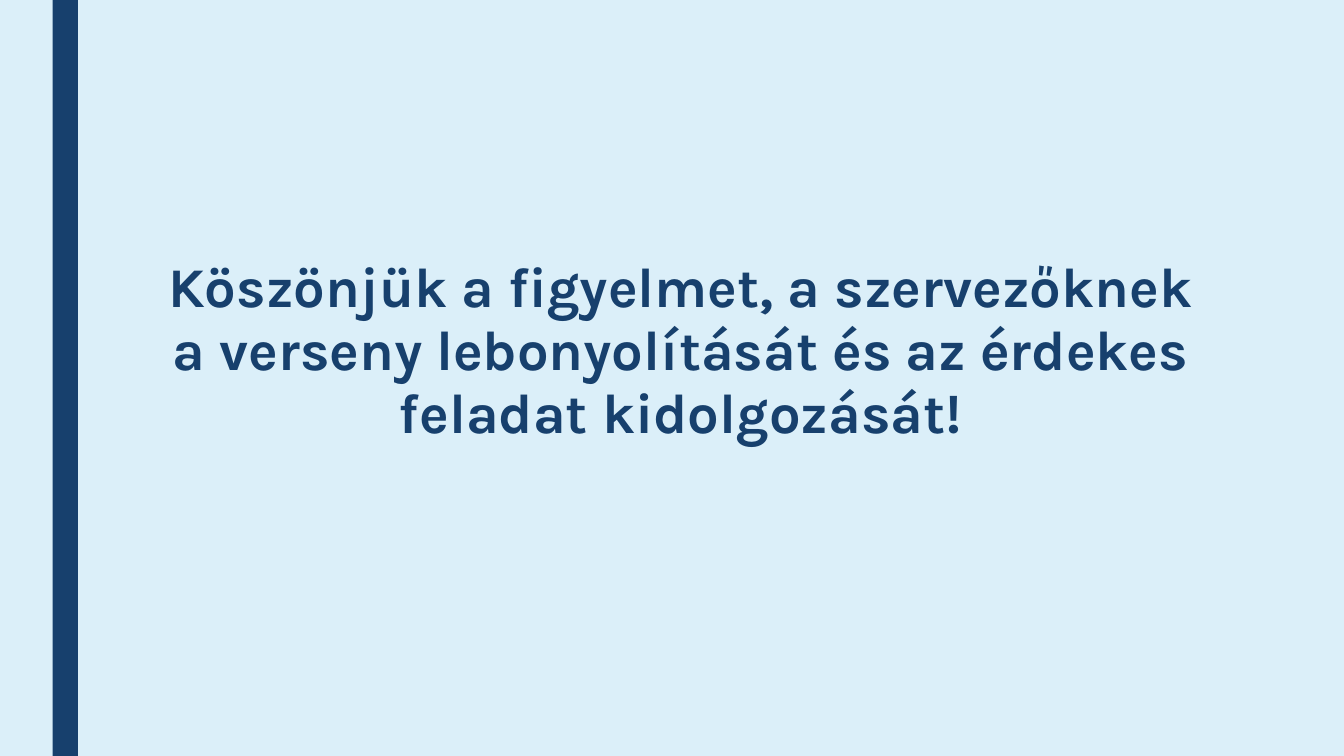
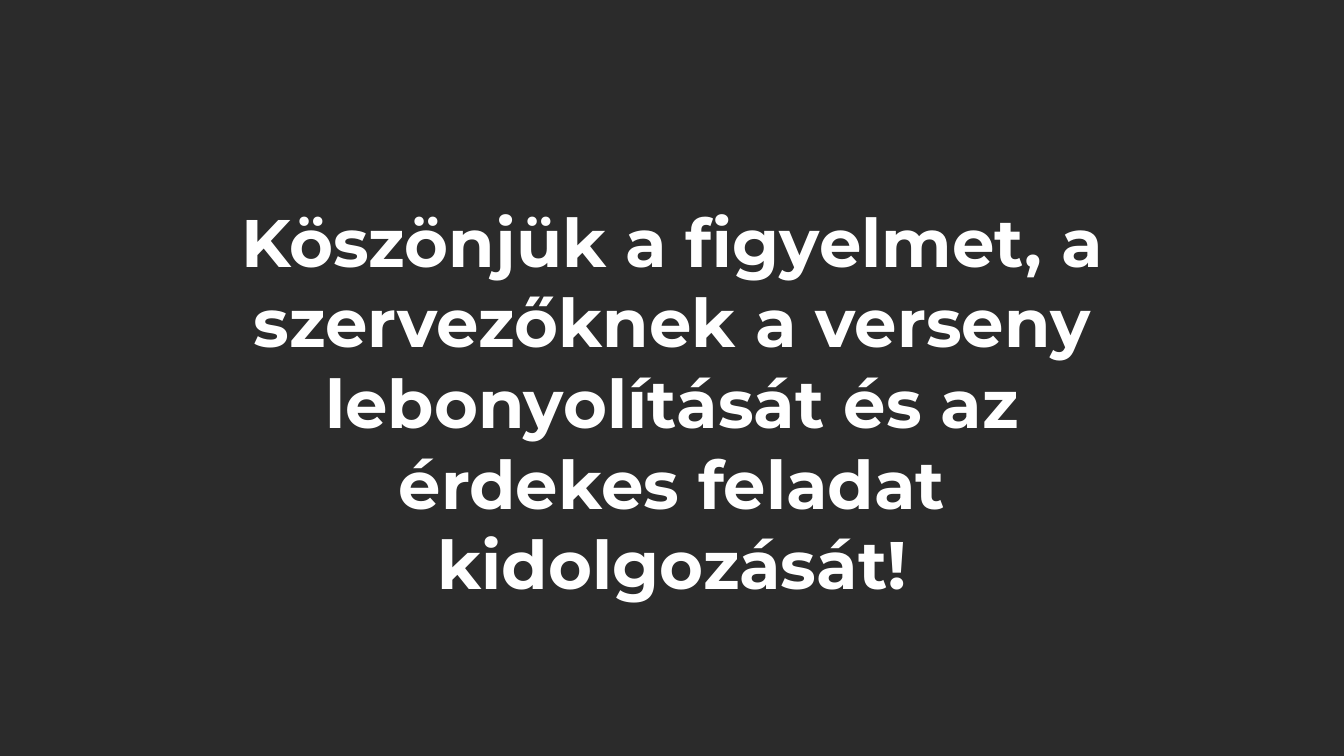
Before and after one commit to mskvszkyt/dusza-cluster, a slide deck: slide 7 of Presentation/Cluster – IDK++.pptx (slide 4 before the commit). Drawn at 1344x756 pixels with LibreOffice and Linux fonts; fonts in the diff are those of the drawing; background and template pictures are left out; a plain dark background stands for a picture behind light text. Boxes give left, top, right and bottom in pixels: in the first picture for what was removed or moved away, otherwise in the second. Text is boxed around its words. In the diff, an @@ line names an element or a change of style, - is before the commit and + after.

```diff
--- a/Presentation/Cluster – IDK++.pptx
+++ b/Presentation/Cluster – IDK++.pptx
@@ background #DBEFF9 to picture (left out) @@
@@ rectangle removed at box(52, 0, 78, 756) @@
@@ title "Köszönjük a figyelmet, a szervezőknek ...": place and size @@
-title "Köszönjük a figyelmet, a szervezőknek ..." at box(168, 265, 1193, 447)
+title "Köszönjük a figyelmet, a szervezőknek ..." at box(241, 214, 1102, 603)
@@ title "Köszönjük a figyelmet, a szervezőknek ..." at box(241, 214, 1102, 603): size 40 to 48 pt, font Karla to Montserrat, text colour #17406D to #FFFFFF; line spacing 0.94 to 1; less space between paragraphs @@
```
Also in this commit, not shown: 3 other slides changed, 3 slides added.
